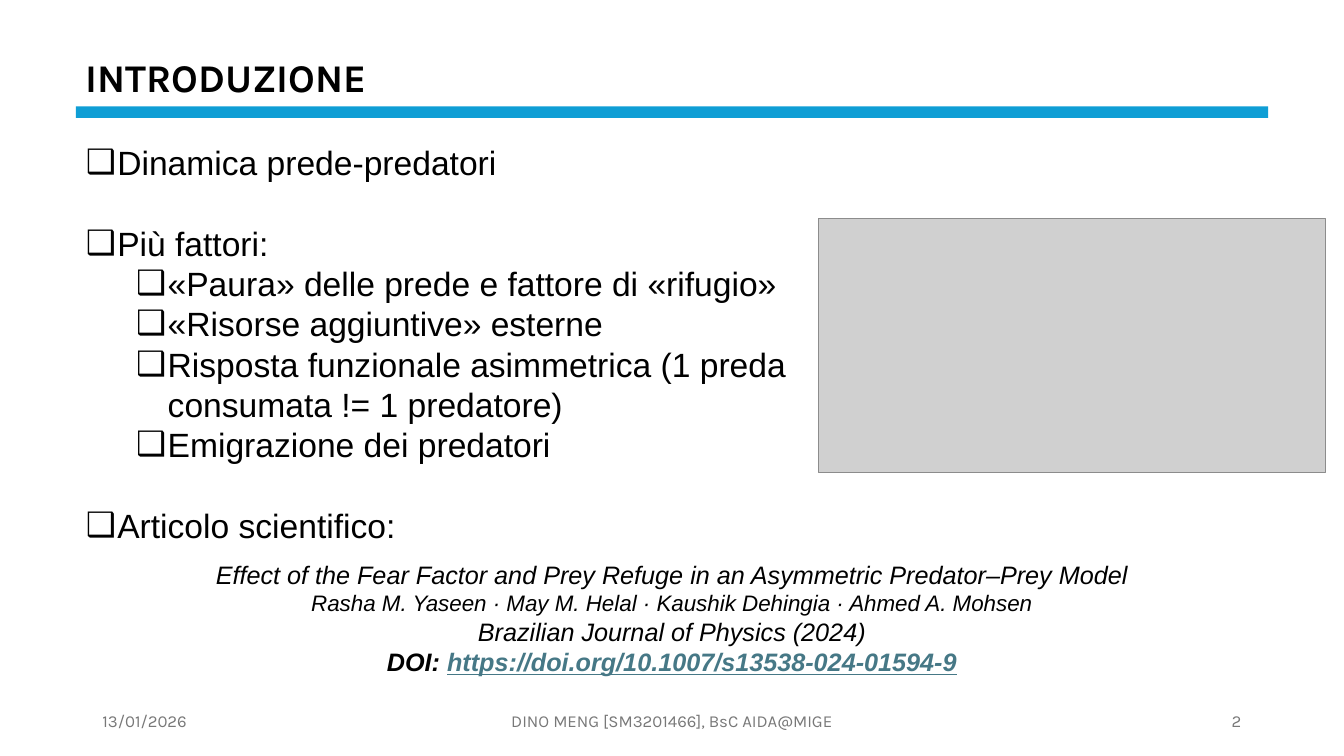
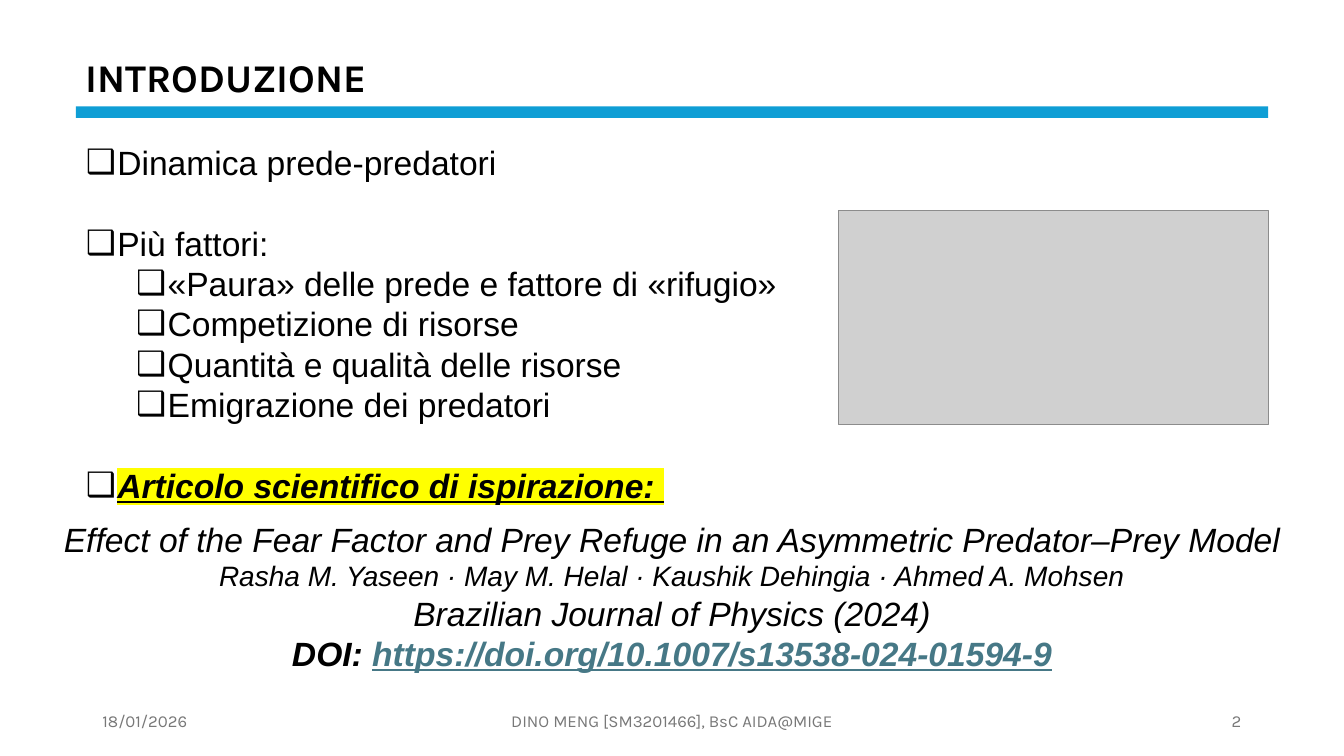
Before and after one commit to OdinMeng/AIDA-UNIVERSITY-NOTES-2025-2026, a slide deck: slide 2 of Complex Systems/project/PresentationPROJECTSM3201466.pptx. Drawn at 1344x756 pixels with LibreOffice and Linux fonts; fonts in the diff are those of the drawing; grey boxes stand for pictures. Boxes give left, top, right and bottom in pixels: in the first picture for what was removed or moved away, otherwise in the second. Text is boxed around its words. In the diff, an @@ line names an element or a change of style, - is before the commit and + after.

```diff
--- a/Complex Systems/project/PresentationPROJECTSM3201466.pptx
+++ b/Complex Systems/project/PresentationPROJECTSM3201466.pptx
@@ picture: place and size @@
-picture at <box>819,219,1326,473</box>
+picture at <box>839,210,1268,424</box>
@@ text at <box>168,311,622,384</box>: text changed @@
-  ❑ «Risorse aggiuntive» esterne
-  ❑ Risposta funzionale asimmetrica (1 preda consumata != 1 predatore)
+  ❑ Competizione di risorse
+  ❑ Quantità e qualità delle risorse
@@ text at <box>117,473,655,505</box>: text changed; bold on; italic on @@
-❑ Articolo scientifico:
+❑ Articolo scientifico di ispirazione:
@@ text "Effect of the Fear Factor ...": place and size @@
-text "Effect of the Fear Factor ..." at <box>216,565,1128,677</box>
+text "Effect of the Fear Factor ..." at <box>64,527,1280,673</box>
@@ text "Effect of the Fear Factor ..." at <box>64,527,1280,673</box>: size 18 to 24 pt in "Effect of the Fear Factor and Prey ...", "Brazilian Journal of Physics (2024)", "DOI: https://doi.org/10.1007/s13538-024-01594-9"; size 16 to 20 pt in "Rasha M. Yaseen · May M. Helal ..." @@
@@ text at <box>102,715,187,728</box>: text changed @@
-13/01/2026
+18/01/2026
```
Also in this commit, not shown: 39 other slides changed, 2 slides added, 7 slides removed, 5 other files.
